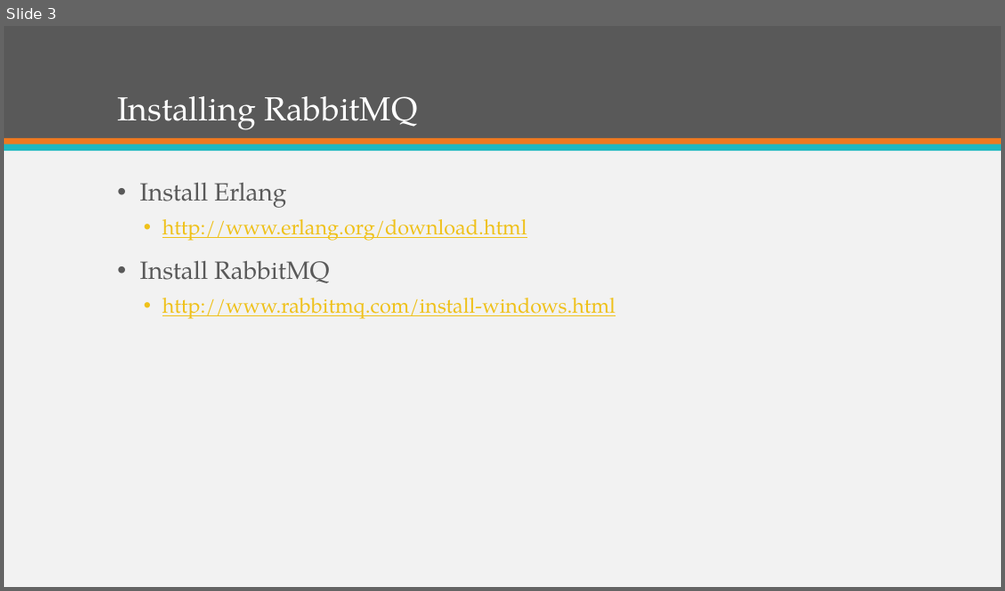
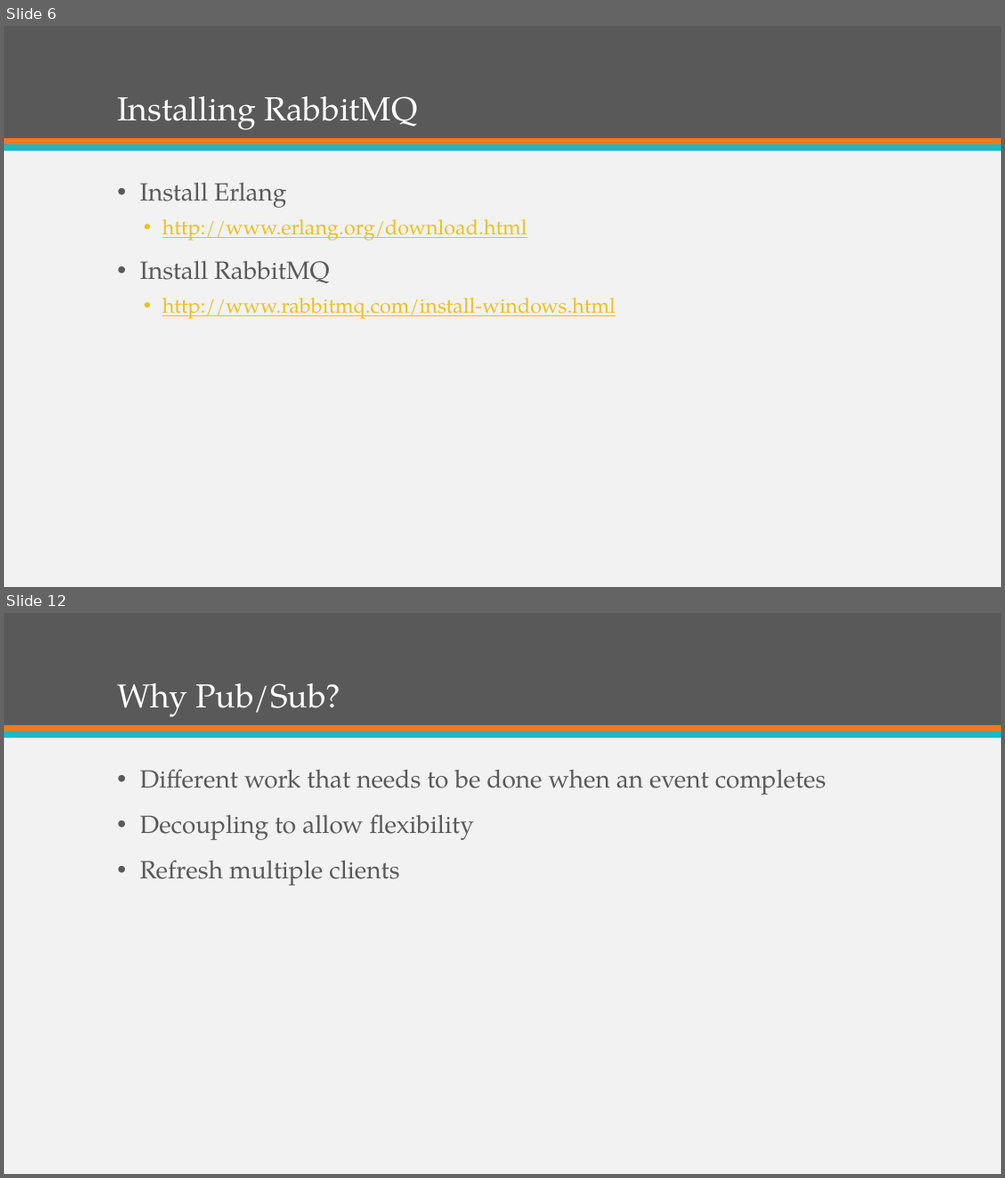
Before and after one commit to ekepes/Presentations, a slide deck: BreakingDownComplexSystemswithRabbitMQ/Breaking Down Complex Systems with RabbitMQ.pptx. Shown one above the other, each under a label of ours: slide 3 before the commit, slides 6 and 12 after it; the slides between them are not shown. The pictures are 1005x591 and 1005x1178 pixels, drawn with LibreOffice and Linux fonts; fonts in the diff are those of the drawing. Boxes give left, top, right and bottom in pixels: in the first picture for what was removed or moved away, otherwise in the second. Text is boxed around its words. In the diff, an @@ line names an element or a change of style, - is before the commit and + after.

```diff
--- a/BreakingDownComplexSystemswithRabbitMQ/Breaking Down Complex Systems with RabbitMQ.pptx
+++ b/BreakingDownComplexSystemswithRabbitMQ/Breaking Down Complex Systems with RabbitMQ.pptx
@@ slide 12 added at bbox=[4, 613, 1001, 1174], background #F2F2F2; not listed: 3 template elements that a slide beside it also shows @@
@@ title added at bbox=[117, 683, 340, 717], 32 pt, text #FFFFFF @@
+Why Pub/Sub?
@@ text added at bbox=[140, 769, 826, 885], 24 pt, text #595959 @@
+• Different work that needs to be done when an event completes
+• Decoupling to allow flexibility
+• Refresh multiple clients
@@ what was slide 3 is now slide 6 @@
```
Also in this commit, not shown: 2 slides changed, 20 other slides added, 16 other files.
